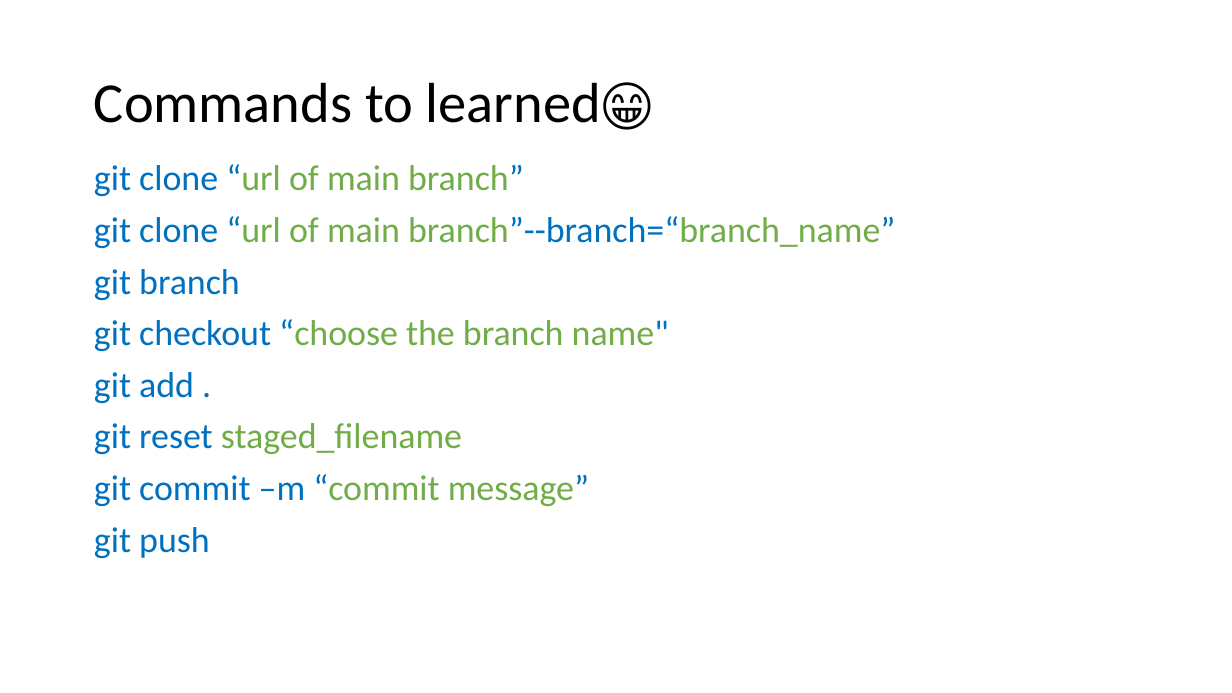
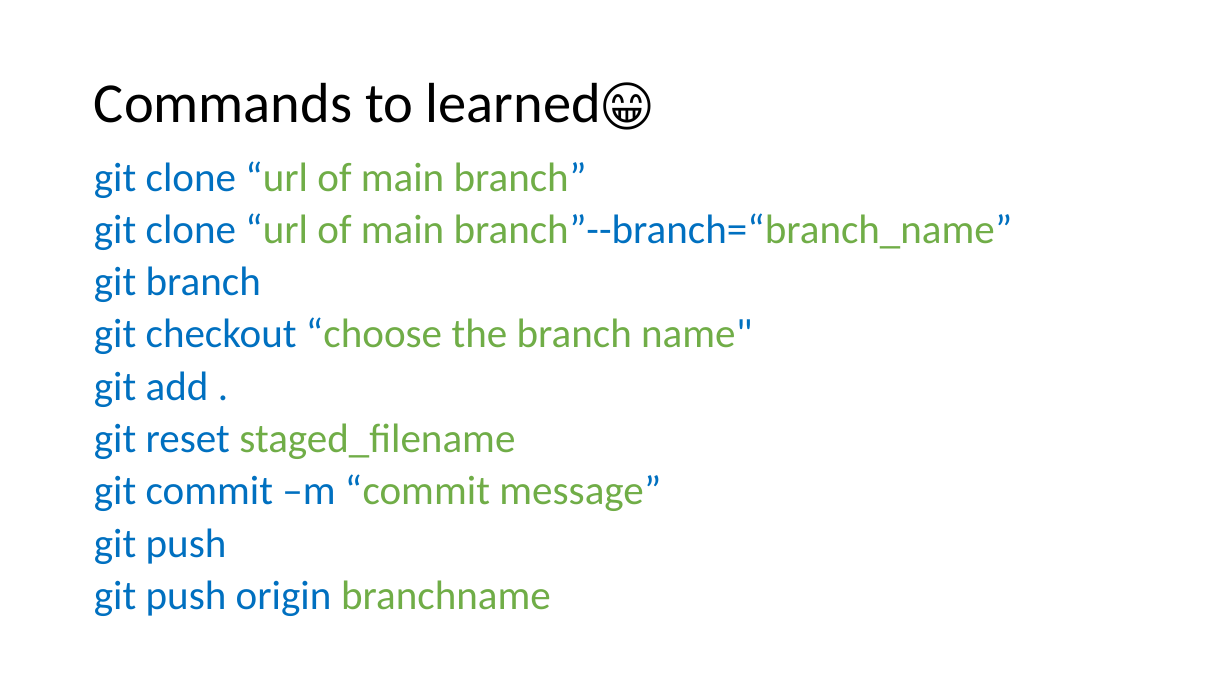
Before and after one commit to kselvan73/Gravity_seizer, a slide deck: slide 8 of Home_done_works/Documents/pptformats/LearningOfGit.pptx. Drawn at 1232x693 pixels with LibreOffice and Linux fonts; fonts in the diff are those of the drawing. Boxes give left, top, right and bottom in pixels: in the first picture for what was removed or moved away, otherwise in the second. Text is boxed around its words. In the diff, an @@ line names an element or a change of style, - is before the commit and + after.

```diff
--- a/Home_done_works/Documents/pptformats/LearningOfGit.pptx
+++ b/Home_done_works/Documents/pptformats/LearningOfGit.pptx
@@ text at (x1=94, y1=161, x2=1013, y2=564): size 28 to 32 pt in "git clone “url of main branch”", "git clone “url of main branch”--branch=“branch_name”", "git branch", "git checkout “choose the branch name"" and 4 more places; line spacing 0.9 to 0.8 @@
@@ text at (x1=94, y1=580, x2=551, y2=616): paragraph added @@
+git push origin branchname
```
Also in this commit, not shown: 1 other slide changed, 1 slide added.
